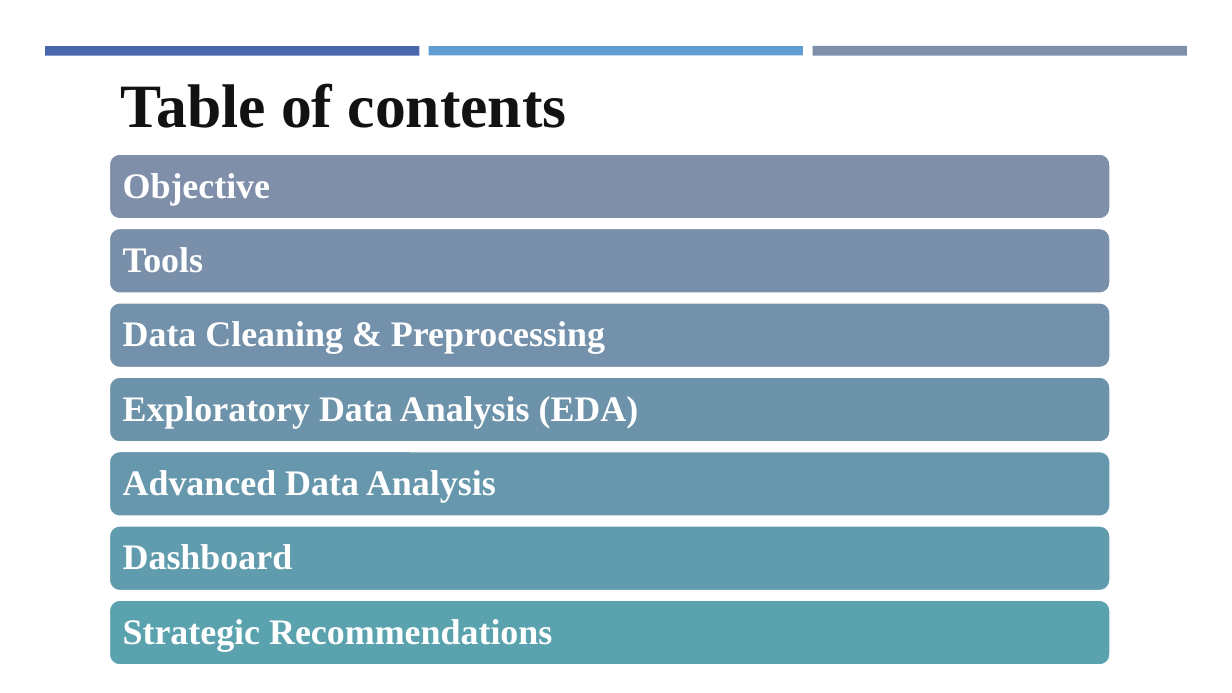
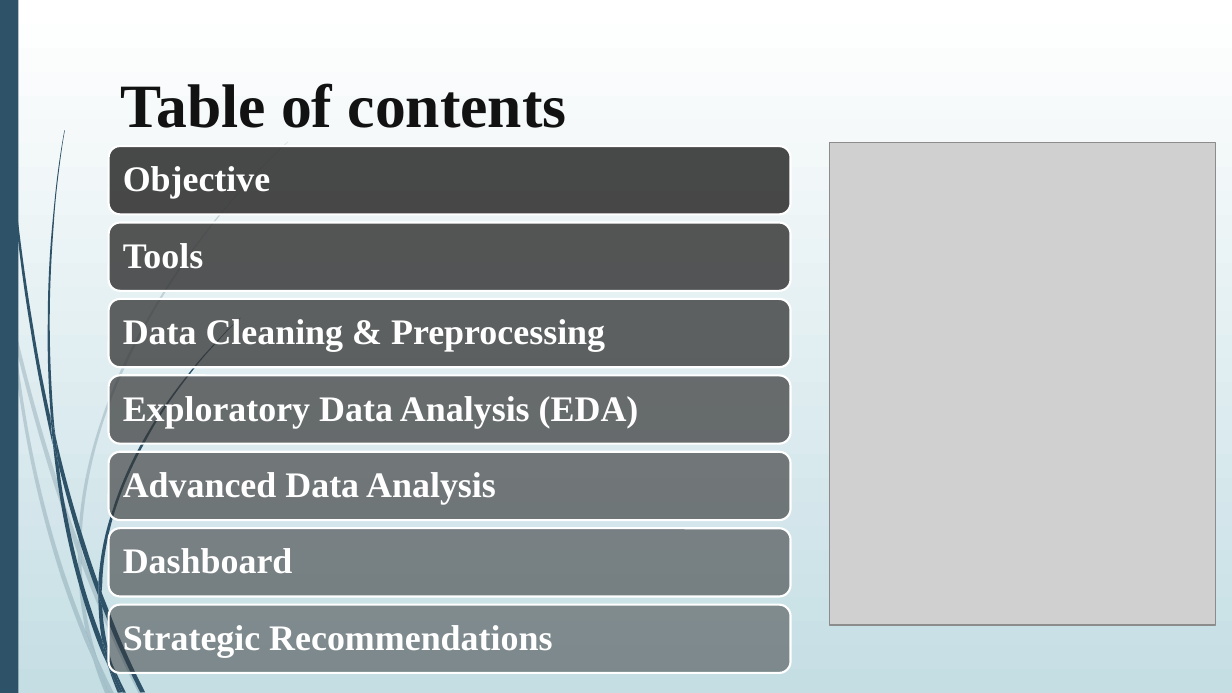
Before and after one commit to kouakoua1/Hospital-Analysis, a slide deck: slide 4 of 5 - Hospital Data Analysis report - Presentation.pptx (slide 3 before the commit). Drawn at 1232x693 pixels with LibreOffice and Linux fonts; fonts in the diff are those of the drawing; grey boxes stand for pictures. Boxes give left, top, right and bottom in pixels: in the first picture for what was removed or moved away, otherwise in the second. Text is boxed around its words. In the diff, an @@ line names an element or a change of style, - is before the commit and + after.

Commit message:
update the dashboard

```diff
--- a/5 - Hospital Data Analysis report - Presentation.pptx
+++ b/5 - Hospital Data Analysis report - Presentation.pptx
@@ background #FFFFFF to gradient #FFFFFF to #C5DEE5 @@
@@ rectangle added at [0, 0, 18, 692], fill #2E5369 @@
@@ rectangle removed at [46, 47, 420, 57] @@
@@ rectangle removed at [429, 47, 803, 55] @@
@@ rectangle removed at [813, 46, 1188, 55] @@
@@ rounded rectangle added at [108, 147, 791, 214], fill #353535 at 90% opacity, outline #FFFFFF 1.25 pt @@
@@ text "Objective": place and size @@
-text "Objective" at [123, 173, 270, 205]
+text "Objective" at [123, 166, 270, 199]
@@ picture added at [829, 143, 1215, 625] @@
@@ rounded rectangle removed at [108, 154, 1110, 221] @@
@@ rounded rectangle: place and size @@
-rounded rectangle at [108, 228, 1110, 294]
+rounded rectangle at [108, 223, 791, 291]
@@ rounded rectangle at [108, 223, 791, 291]: fill #798FAA to #353535 at 83% opacity; outline #FFFFFF 1.75 pt to #FFFFFF 1.25 pt @@
@@ text "Tools": place and size @@
-text "Tools" at [123, 247, 203, 273]
+text "Tools" at [123, 243, 203, 269]
@@ rounded rectangle: place and size @@
-rounded rectangle at [108, 302, 1110, 368]
+rounded rectangle at [108, 299, 791, 367]
@@ rounded rectangle at [108, 299, 791, 367]: fill #7391AA to #353535 at 77% opacity; outline #FFFFFF 1.75 pt to #FFFFFF 1.25 pt @@
@@ rounded rectangle: place and size @@
-rounded rectangle at [108, 377, 1110, 444]
+rounded rectangle at [108, 376, 791, 444]
@@ rounded rectangle at [108, 376, 791, 444]: fill #6D93AB to #353535 at 70% opacity; outline #FFFFFF 1.75 pt to #FFFFFF 1.25 pt @@
@@ rounded rectangle: place and size @@
-rounded rectangle at [108, 451, 1110, 517]
+rounded rectangle at [108, 452, 791, 520]
@@ rounded rectangle at [108, 452, 791, 520]: fill #6797AC to #353535 at 63% opacity; outline #FFFFFF 1.75 pt to #FFFFFF 1.25 pt @@
@@ rounded rectangle: place and size @@
-rounded rectangle at [108, 525, 1110, 591]
+rounded rectangle at [108, 529, 791, 596]
@@ rounded rectangle at [108, 529, 791, 596]: fill #609CAD to #353535 at 57% opacity; outline #FFFFFF 1.75 pt to #FFFFFF 1.25 pt @@
@@ text "Dashboard": place and size @@
-text "Dashboard" at [123, 544, 293, 570]
+text "Dashboard" at [123, 548, 293, 574]
@@ rounded rectangle: place and size @@
-rounded rectangle at [108, 600, 1110, 667]
+rounded rectangle at [108, 605, 791, 673]
@@ rounded rectangle at [108, 605, 791, 673]: fill #5AA2AE to #353535 at 50% opacity; outline #FFFFFF 1.75 pt to #FFFFFF 1.25 pt @@
@@ text "Strategic Recommendations": place and size @@
-text "Strategic Recommendations" at [123, 619, 552, 651]
+text "Strategic Recommendations" at [123, 625, 552, 657]
@@ group added at [0, 142, 288, 693]: 10 freeform shapes @@
@@ group added at [2, 0, 241, 693]: 12 freeform shapes @@
```
Also in this commit, not shown: 18 other slides changed, 4 slides added, 15 slides removed, 1 other file.
